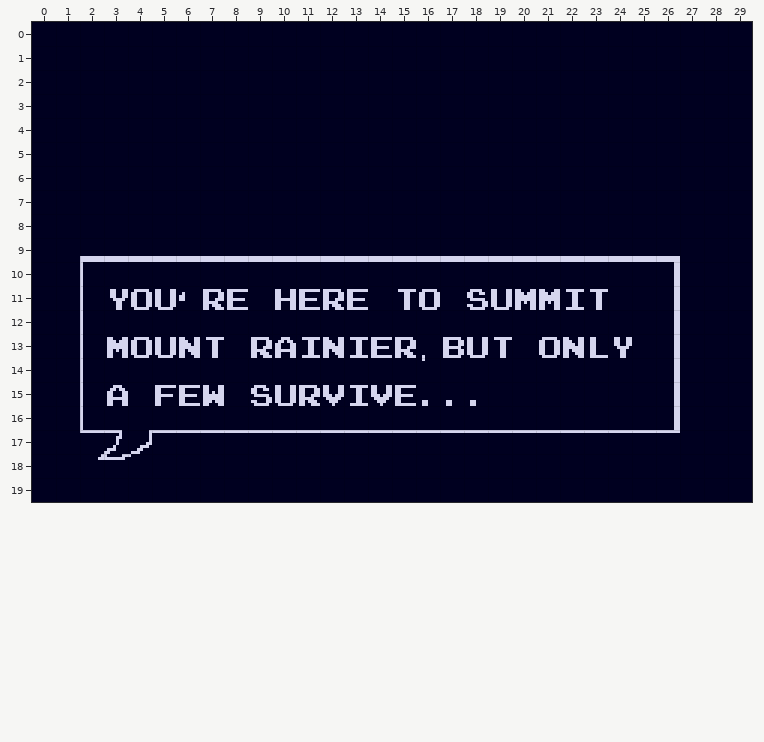
Level history. Tiled map: diaThree.tmx. That is the earlier state.
Cells are 8x8 px. Shown: x 0..29, y 0..19.
New version:
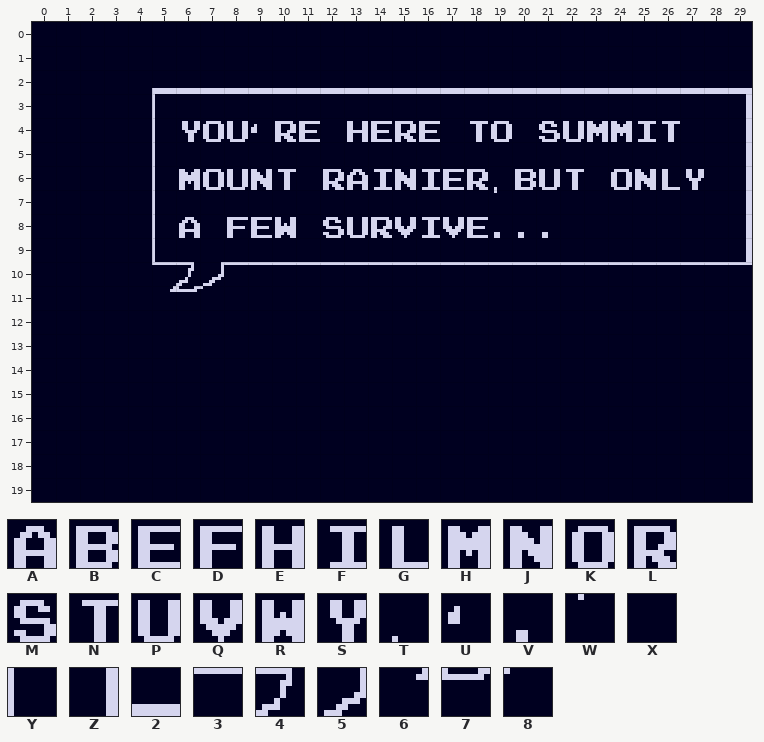
Key: from "dialogueFont": A 96, B 97, C 100, D 101, E 103, F 104, G 107, H 108, J 128, K 129, L 132, M 133, N 134, P 135, Q 136, R 137, S 139, T 161, U 163, V 165, W 193, X 225, Y 227, Z 292, 2 296, 3 357, 4 358, 5 359, 6 389, 7 390, 8 391.
_ is an empty cell.
Diff:
Layer "Tile Layer 1":
Tile X becomes tile 2 in row 2 at x 5 to 29.
Tile X becomes tile 3 in row 10 at x 5, 8 to 25 and 27 to 29.
Tile Z becomes tile 3 in row 10 at x 26.
Tile X becomes tile 4 in row 10 at x 6.
Tile X becomes tile 5 in row 10 at x 7.
Tile P becomes tile 6 in row 11 at x 5.
Tile U becomes tile 7 in row 11 at x 6.
Tile L becomes tile 8 in row 11 at x 7.
Tile X becomes tile A in row 6 at x 13; in row 8 at x 6.
Tile X becomes tile B in row 6 at x 20.
Tile X becomes tile C in row 4 at x 11, 14 and 16; in row 6 at x 17; in row 8 at x 9 and 18.
Tile X becomes tile D in row 8 at x 8.
Tile X becomes tile E in row 4 at x 13.
Tile X becomes tile F in row 4 at x 25; in row 6 at x 14 and 16; in row 8 at x 16.
Tile X becomes tile G in row 6 at x 26.
Tile X becomes tile H in row 4 at x 23 to 24; in row 6 at x 6.
Tile X becomes tile J in row 6 at x 9, 15 and 25.
Tile X becomes tile K in row 4 at x 7 and 19; in row 6 at x 7 and 24.
Tile X becomes tile L in row 4 at x 10 and 15; in row 6 at x 12 and 18; in row 8 at x 14.
Tile X becomes tile M in row 4 at x 21; in row 8 at x 12.
Tile X becomes tile N in row 4 at x 18 and 26; in row 6 at x 10 and 22.
Tile X becomes tile P in row 4 at x 8 and 22; in row 6 at x 8 and 21; in row 8 at x 13.
Tile X becomes tile Q in row 8 at x 15 and 17.
Tile X becomes tile R in row 8 at x 10.
Tile X becomes tile S in row 4 at x 6; in row 6 at x 27.
Tile X becomes tile T in row 6 at x 19.
Tile X becomes tile U in row 4 at x 9.
Tile X becomes tile V in row 8 at x 19 to 21.
Tile X becomes tile W in row 7 at x 19.
Tile 2 becomes tile X in row 9 at x 2 to 4 and 6 to 26.
Tile 3 becomes tile X in row 17 at x 2 and 5 to 26.
Tile 4 becomes tile X in row 17 at x 3.
Tile 5 becomes tile X in row 17 at x 4.
Tile 6 becomes tile X in row 18 at x 2.
Tile 7 becomes tile X in row 18 at x 3.
Tile 8 becomes tile X in row 18 at x 4.
Tile A becomes tile X in row 13 at x 10; in row 15 at x 3.
Tile B becomes tile X in row 13 at x 17.
Tile C becomes tile X in row 11 at x 8, 11 and 13; in row 13 at x 14; in row 15 at x 6 and 15.
Tile D becomes tile X in row 15 at x 5.
Tile E becomes tile X in row 11 at x 10.
Tile F becomes tile X in row 11 at x 22; in row 13 at x 11 and 13; in row 15 at x 13.
Tile G becomes tile X in row 13 at x 23.
Tile H becomes tile X in row 11 at x 20 to 21; in row 13 at x 3.
Tile J becomes tile X in row 13 at x 6, 12 and 22.
Tile K becomes tile X in row 11 at x 4 and 16; in row 13 at x 4 and 21.
Tile L becomes tile X in row 11 at x 12; in row 13 at x 9 and 15; in row 15 at x 11.
Tile M becomes tile X in row 11 at x 18; in row 15 at x 9.
Tile N becomes tile X in row 11 at x 15 and 23; in row 13 at x 7 and 19.
Tile P becomes tile X in row 11 at x 19; in row 13 at x 5 and 18; in row 15 at x 10.
Tile Q becomes tile X in row 15 at x 12 and 14.
Tile R becomes tile X in row 15 at x 7.
Tile S becomes tile X in row 11 at x 3; in row 13 at x 24.
Tile T becomes tile X in row 13 at x 16.
Tile V becomes tile X in row 15 at x 16 to 18.
Tile W becomes tile X in row 14 at x 16.
Tile Y becomes tile X in rows 10 to 16 at x 2.
Tile Z becomes tile X in rows 11 to 16 at x 26.
Tile 2 becomes tile Y in row 9 at x 5.
Tile X becomes tile Y in rows 3 to 8 at x 5.
Tile X becomes tile Z in rows 3 to 9 at x 29.
Pixel boxes of the changes (left, top, right, bottom) in both pictures:
changed: (80, 88, 752, 460)
